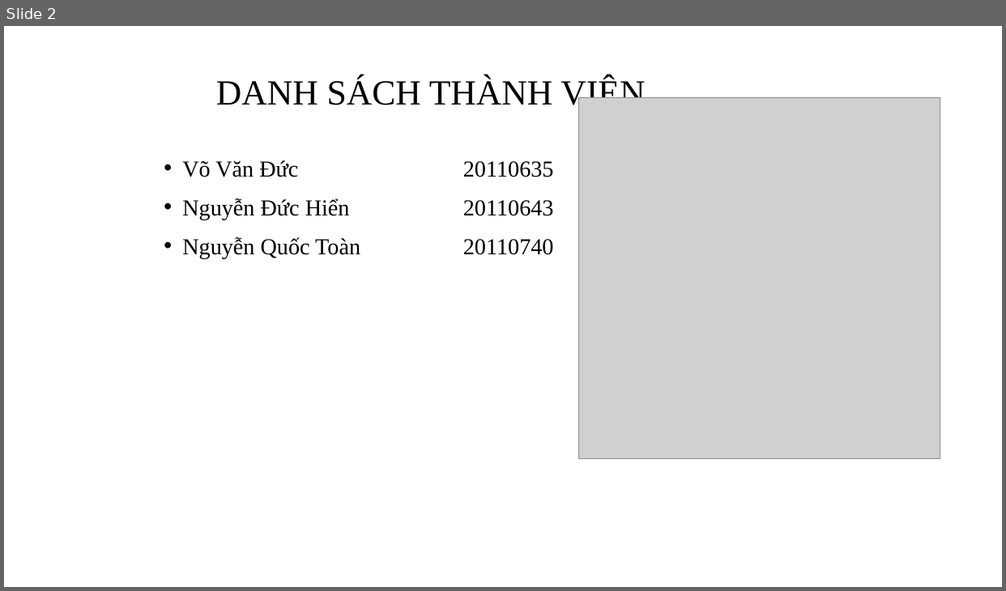
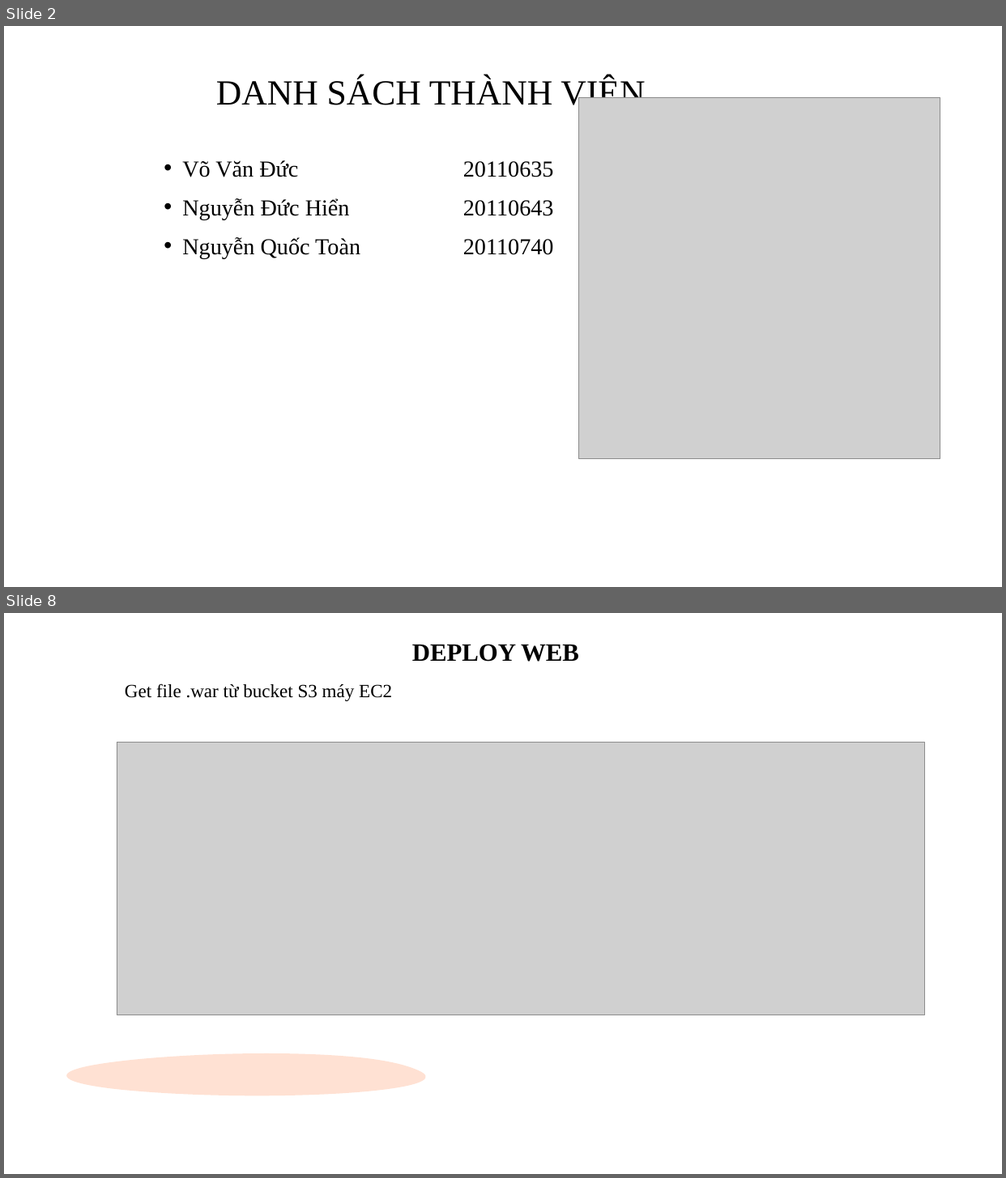
Before and after one commit to DucHienIT/ProjectCloudComputing-RemoteDockerController, a slide deck: Nhom2_thuyetTrinhVideoNhomTruoc.pptx. Shown one above the other, each under a label of ours: slide 2 before the commit, slides 2 and 8 after it; the slides between them are not shown. The pictures are 1006x591 and 1006x1178 pixels, drawn with LibreOffice and Linux fonts; fonts in the diff are those of the drawing; grey boxes stand for pictures. Boxes give left, top, right and bottom in pixels: in the first picture for what was removed or moved away, otherwise in the second. Text is boxed around its words. In the diff, an @@ line names an element or a change of style, - is before the commit and + after.

```diff
--- a/Nhom2_thuyetTrinhVideoNhomTruoc.pptx
+++ b/Nhom2_thuyetTrinhVideoNhomTruoc.pptx
@@ slide 8 added at (4,613,1002,1174), background #FFFFFF @@
@@ subtitle added at (412,644,579,662), 24 pt, text #000000, bold @@
+DEPLOY WEB
@@ text added at (125,683,392,701), 18 pt, text #000000 @@
+Get file .war từ bucket S3 máy EC2
@@ picture added at (117,743,924,1015) @@
@@ freeform shape added at (50,1054,454,1097), fill #FFB088 at 37% opacity @@
```
Also in this commit, not shown: 10 other slides added, 10 slides removed.
